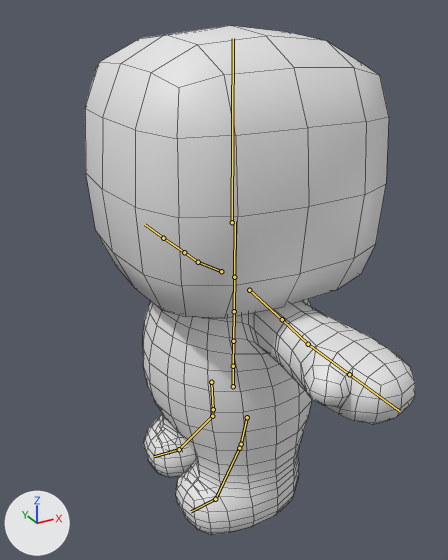
One commit to the FBX model assets/3D/models/people/char5.fbx: the scene before it, then after it.
Before and after are seen from a 50 mm lens placed at (-0.962, -1.203, 1.611), pointed at (-0.049, 0.458, 0.78). Lighting does not change. The marker at lower left points along +X, +Y and +Z. The picture after the commit comes second. The bones that change, and the others that lie on the model, are drawn over the model as lines. Mesh edges are drawn as thin lines.
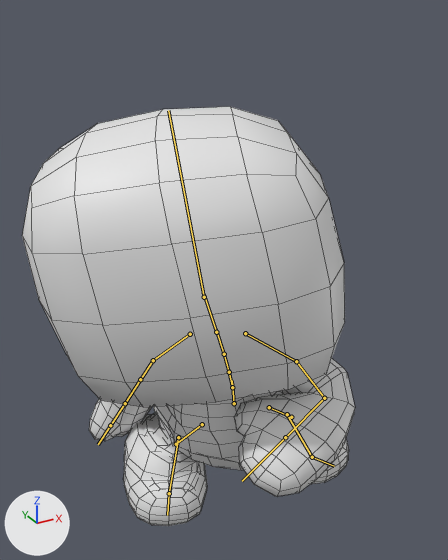
The newer file adds an action. The first version stands in its rest pose; the second is drawn at frame 6 of the action 'Armature|Armature|Armature|Armature|Armature|Armature|Armature|Armature|Armature|fail_01'.

The edits, one by one:
Bone 'mixamorig:Hips' (bone_mixamorig_hips) moves from (0.0, 0.0, 0.0) to (3.0, -34.0, -2.0).
Bone 'mixamorig:Hips' (bone_mixamorig_hips) turns from (0, 0, 0) to (32, 71, 40) degrees about its own x, y and z.
Bone 'mixamorig:Spine' (bone_mixamorig_spine) turns from (0, 0, 0) to (-6, -14, 12) degrees about its own x, y and z.
Bone 'mixamorig:Spine1' (bone_mixamorig_spine1) turns from (0, 0, 0) to (-2, -4, 1) degrees about its own x, y and z.
Bone 'mixamorig:Spine2' (bone_mixamorig_spine2) turns from (0, 0, 0) to (-2, -4, 1) degrees about its own x, y and z.
Bone 'mixamorig:Neck' (bone_mixamorig_neck) turns from (0, 0, 0) to (0, 3, -1) degrees about its own x, y and z.
Bone 'mixamorig:Head' (bone_mixamorig_head) turns from (0, 0, 0) to (-7, 21, -48) degrees about its own x, y and z.
Bone 'mixamorig:LeftShoulder' (bone_mixamorig_leftshoulder) turns from (0, 0, 0) to (13, 3, 22) degrees about its own x, y and z.
Bone 'mixamorig:LeftArm' (bone_mixamorig_leftarm) turns from (0, 0, 0) to (2, -7, 23) degrees about its own x, y and z.
Bone 'mixamorig:LeftForeArm' (bone_mixamorig_leftforearm) turns from (0, 0, 0) to (2, -7, 80) degrees about its own x, y and z.
Bone 'mixamorig:RightShoulder' (bone_mixamorig_rightshoulder) turns from (0, 0, 0) to (25, 0, -14) degrees about its own x, y and z.
Bone 'mixamorig:RightArm' (bone_mixamorig_rightarm) turns from (0, 0, 0) to (28, 21, 14) degrees about its own x, y and z.
Bone 'mixamorig:RightForeArm' (bone_mixamorig_rightforearm) turns from (0, 0, 0) to (6, 0, 4) degrees about its own x, y and z.
Bone 'mixamorig:LeftUpLeg' (bone_mixamorig_leftupleg) turns from (0, 0, 0) to (59, -18, -23) degrees about its own x, y and z.
Bone 'mixamorig:LeftLeg' (bone_mixamorig_leftleg) turns from (0, 0, 0) to (-168, 38, 7) degrees about its own x, y and z.
Bone 'mixamorig:LeftFoot' (bone_mixamorig_leftfoot) turns from (0, 0, 0) to (101, -1, 45) degrees about its own x, y and z.
Bone 'mixamorig:LeftToeBase' (bone_mixamorig_lefttoebase) turns from (0, 0, 0) to (17, -2, 3) degrees about its own x, y and z.
Bone 'mixamorig:RightUpLeg' (bone_mixamorig_rightupleg) turns from (0, 0, 0) to (-71, -6, -45) degrees about its own x, y and z.
Bone 'mixamorig:RightLeg' (bone_mixamorig_rightleg) turns from (0, 0, 0) to (-134, -59, -35) degrees about its own x, y and z.
Bone 'mixamorig:RightFoot' (bone_mixamorig_rightfoot) turns from (0, 0, 0) to (132, -5, -3) degrees about its own x, y and z.

Location of each change, (x1, y1, x2, y2) in pixels of the pictures (448 x 560 px):
'Cube.001', posed (18% shorter)
    before: (85, 25, 415, 534)
    after: (22, 107, 355, 526)
bone 'mixamorig:Hips', root to tip
    before: (233, 386) to (233, 357)
    after: (234, 403) to (232, 380)
bone 'mixamorig:Spine', root to tip
    before: (233, 366) to (233, 341)
    after: (232, 387) to (229, 372)
bone 'mixamorig:Spine1', root to tip
    before: (233, 341) to (234, 311)
    after: (229, 372) to (224, 354)
bone 'mixamorig:Spine2', root to tip
    before: (234, 311) to (234, 273)
    after: (224, 354) to (216, 329)
bone 'mixamorig:Neck', root to tip
    before: (234, 277) to (235, 221)
    after: (216, 332) to (204, 294)
bone 'mixamorig:Head', root to tip
    before: (232, 222) to (233, 38)
    after: (204, 297) to (168, 110)
bone 'mixamorig:LeftShoulder', root to tip
    before: (249, 290) to (282, 319)
    after: (245, 333) to (296, 361)
bone 'mixamorig:LeftArm', root to tip
    before: (282, 319) to (308, 344)
    after: (296, 361) to (324, 398)
bone 'mixamorig:LeftForeArm', root to tip
    before: (308, 344) to (349, 374)
    after: (324, 398) to (285, 437)
bone 'mixamorig:RightShoulder', root to tip
    before: (221, 271) to (198, 262)
    after: (190, 334) to (153, 360)
bone 'mixamorig:RightArm', root to tip
    before: (198, 262) to (184, 252)
    after: (153, 360) to (140, 379)
bone 'mixamorig:RightForeArm', root to tip
    before: (184, 252) to (163, 238)
    after: (140, 379) to (125, 403)
bone 'mixamorig:LeftUpLeg', root to tip
    before: (247, 417) to (241, 444)
    after: (269, 407) to (291, 417)
bone 'mixamorig:LeftLeg', root to tip
    before: (241, 444) to (239, 448)
    after: (291, 417) to (287, 414)
bone 'mixamorig:LeftFoot', root to tip
    before: (239, 448) to (215, 499)
    after: (287, 414) to (312, 457)
bone 'mixamorig:LeftToeBase', root to tip
    before: (215, 499) to (191, 511)
    after: (312, 457) to (334, 466)
bone 'mixamorig:RightUpLeg', root to tip
    before: (211, 382) to (213, 409)
    after: (202, 424) to (176, 444)
bone 'mixamorig:RightLeg', root to tip
    before: (213, 409) to (212, 416)
    after: (176, 444) to (178, 437)
bone 'mixamorig:RightFoot', root to tip
    before: (212, 416) to (179, 449)
    after: (178, 437) to (169, 493)
